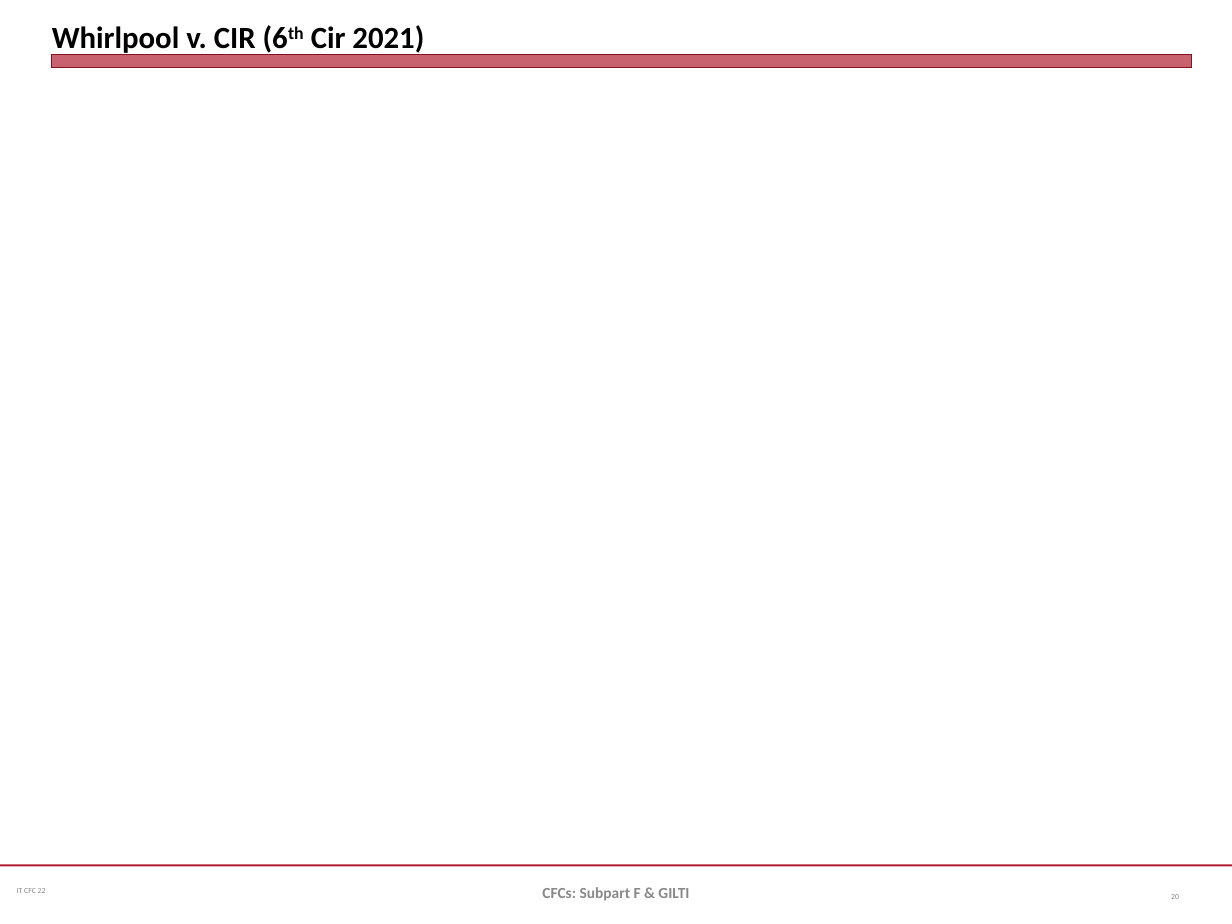
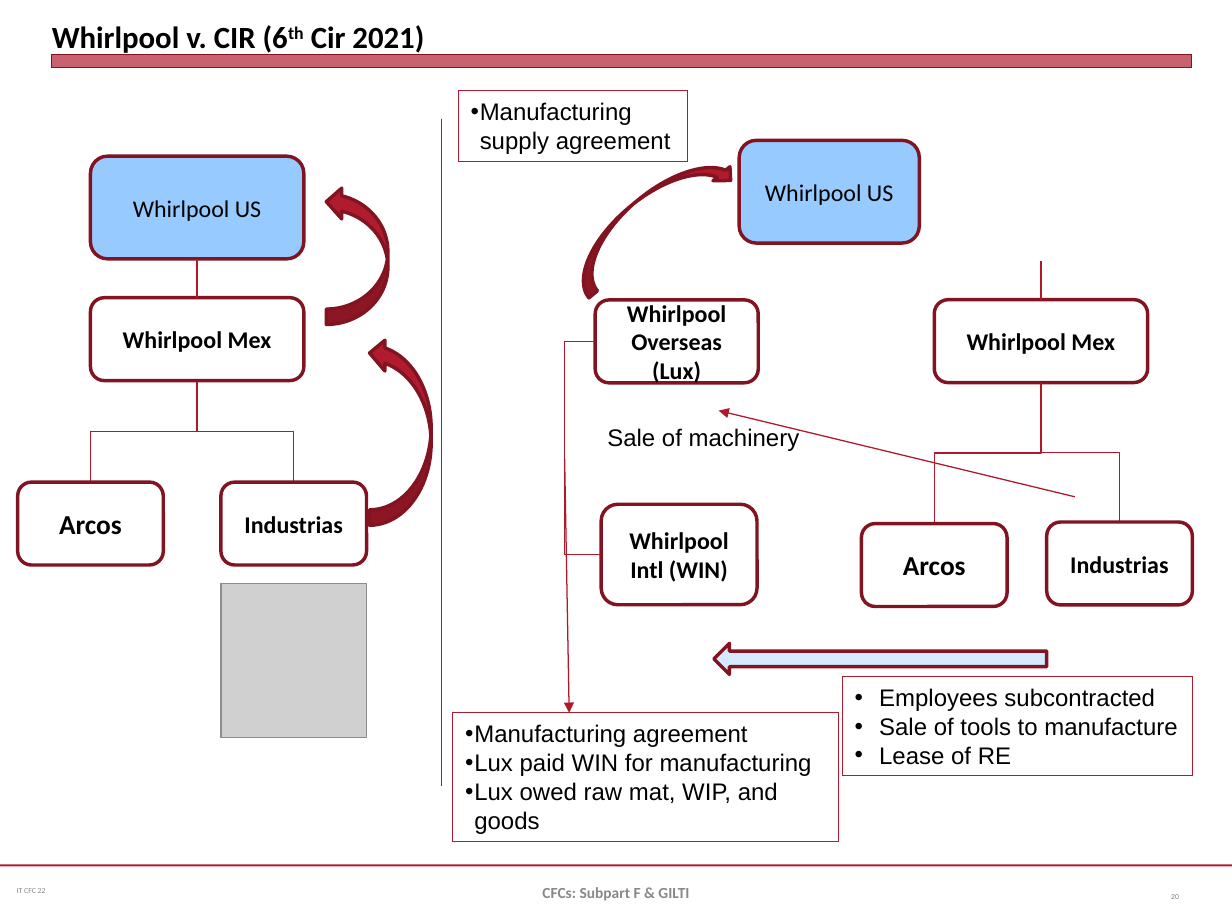
Before and after one commit to jmc877/International-Tax, a slide deck: slide 20 of slides/IT_CFC_22_1.pptx. Drawn at 1232x924 pixels with LibreOffice and Linux fonts; fonts in the diff are those of the drawing; grey boxes stand for pictures. Boxes give left, top, right and bottom in pixels: in the first picture for what was removed or moved away, otherwise in the second. Text is boxed around its words. In the diff, an @@ line names an element or a change of style, - is before the commit and + after.

```diff
--- a/slides/IT_CFC_22_1.pptx
+++ b/slides/IT_CFC_22_1.pptx
@@ line added from (441, 118) to (441, 786), #B0182A 0.75 pt @@
@@ rectangle added at [458,91,687,161], outline #B01C2E 0.75 pt, 14 pt, text #000000 @@
+• Manufacturing supply agreement
@@ curved up arrow added at [560,140,738,298], fill #B01C2E, outline #821522 2 pt @@
@@ rounded rectangle added at [739,140,919,243], fill #97CBFF, outline #821522 2 pt, 14 pt, text #000000 @@
+Whirlpool US
@@ rounded rectangle added at [90,156,303,259], fill #97CBFF, outline #821522 2 pt, 14 pt, text #000000 @@
+Whirlpool US
@@ curved up arrow added at [326,186,388,324], fill #B01C2E, outline #821522 2 pt @@
@@ line added from (197, 259) to (197, 298), #B0182A 0.75 pt @@
@@ line added from (1041, 261) to (1041, 299), #B0182A 0.75 pt @@
@@ rounded rectangle added at [90,298,303,381], fill #FFFFFF, outline #821522 2 pt, 14 pt, text #000000, bold @@
+Whirlpool Mex
@@ rounded rectangle added at [595,299,758,382], fill #FFFFFF, outline #821522 2 pt, 14 pt, text #000000, bold @@
+Whirlpool Overseas (Lux)
@@ rounded rectangle added at [934,299,1147,382], fill #FFFFFF, outline #821522 2 pt, 14 pt, text #000000, bold @@
+Whirlpool Mex
@@ curved up arrow added at [370,338,431,525], fill #B01C2E, outline #821522 2 pt @@
@@ elbow line added from (595, 341) to (601, 554), #B0182A 0.75 pt @@
@@ elbow line added from (197, 381) to (90, 482), #B0182A 0.75 pt @@
@@ elbow line added from (197, 381) to (293, 482), #B0182A 0.75 pt @@
@@ elbow line added from (1041, 383) to (934, 524), #B0182A 0.75 pt @@
@@ elbow line added from (1041, 383) to (1120, 522), #B0182A 0.75 pt @@
@@ arrow added from (1074, 496) to (718, 410), #B0182A 0.75 pt @@
@@ text added at [607,427,800,451], 14 pt, text #000000 @@
+Sale of machinery
@@ arrow added from (564, 460) to (569, 713), #B0182A 0.75 pt @@
@@ rounded rectangle added at [17,482,163,564], fill #FFFFFF, outline #821522 2 pt, 16 pt, text #000000, bold @@
+Arcos
@@ rounded rectangle added at [221,482,366,564], fill #FFFFFF, outline #821522 2 pt, 14 pt, text #000000, bold @@
+Industrias
@@ rounded rectangle added at [601,504,758,605], fill #FFFFFF, outline #821522 2 pt, 14 pt, text #000000, bold @@
+Whirlpool
+Intl (WIN)
@@ rounded rectangle added at [861,524,1007,606], fill #FFFFFF, outline #821522 2 pt, 16 pt, text #000000, bold @@
+Arcos
@@ rounded rectangle added at [1047,522,1193,605], fill #FFFFFF, outline #821522 2 pt, 14 pt, text #000000, bold @@
+Industrias
@@ picture added at [221,584,366,738] @@
@@ right arrow added at [713,643,1046,674], fill #D6EAFF, outline #821522 2 pt @@
@@ rectangle added at [843,676,1193,776], outline #B01C2E 0.75 pt, 14 pt, text #000000 @@
+• Employees subcontracted
+• Sale of tools to manufacture
+• Lease of RE
@@ rectangle added at [453,713,839,841], outline #B01C2E 0.75 pt, 14 pt, text #000000 @@
+• Manufacturing agreement
+• Lux paid WIN for manufacturing
+• Lux owed raw mat, WIP, and goods
```
Also in this commit, not shown: 4 other slides changed, 6 slides added, 1 other file.
